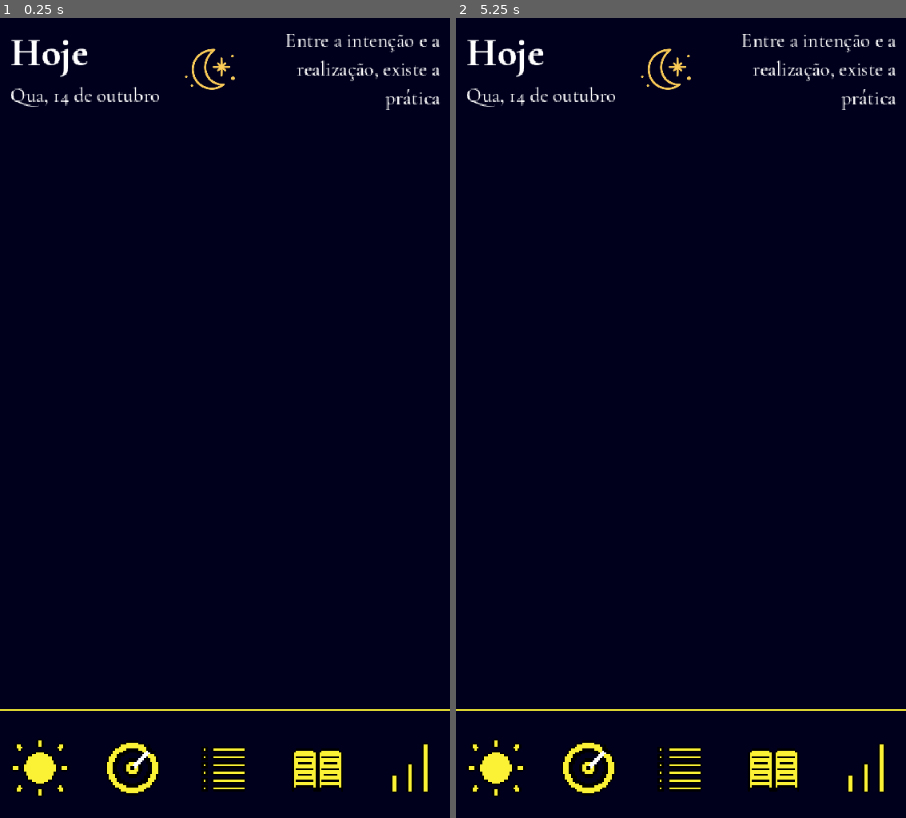
Above: before the commit, frames 1-2 (left to right).
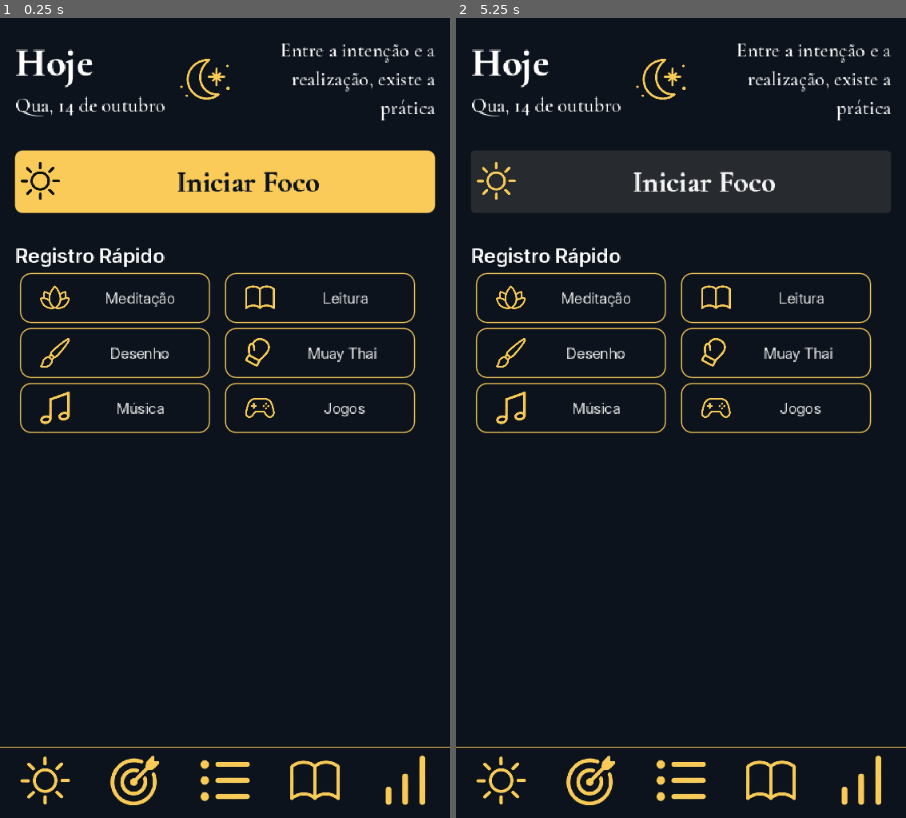
Above: after the commit, the same moments.

Repository: lucasjanta/ars-magi
Game: Godot game, scene res://scenes/main.tscn
Two runs of this game, one before a commit and one after it. Both use one fixed random seed, a clock stepped at 60 frames per second and the inputs below. Before the commit the project has no main scene; this scene is started directly in both runs.
Inputs (mouse positions are in pixels of both pictures, inside the frame that each line leads up to):
- Up to frame 1 (0.25 s): no input
- Up to frame 2 (5.25 s): click (577, 298) at 0.5 s, where only the run after the commit has a clickable "Meditação"; click (784, 298) at 1.25 s, where only the run after the commit has a clickable "Leitura"; click (577, 354) at 2 s, where only the run after the commit has a clickable "Desenho"; click (784, 354) at 2.75 s, where only the run after the commit has a clickable "Muay Thai"; click (577, 410) at 3.5 s, where only the run after the commit has a clickable "Música"; click (784, 410) at 4.25 s, where only the run after the commit has a clickable "Jogos"; click (681, 178) at 5 s, where only the run after the commit has a clickable "Iniciar Foco"

The runs differ from the first frame. In frame 1, 17% of the frame differs, in the area x 0-100%, y 2-99%; in frame 2, 17%.

Commit message:
buttons for fast input

Diff:
--- a/project.godot
+++ b/project.godot
@@ -11,6 +11,7 @@
 [application]
 
 config/name="Ars Magi"
+run/main_scene="uid://bokl4xq4qs1ns"
 config/features=PackedStringArray("4.7", "GL Compatibility")
 config/icon="res://icon.svg"
 
--- a/scenes/main.tscn
+++ b/scenes/main.tscn
@@ -1,14 +1,30 @@
 [gd_scene format=3 uid="uid://bokl4xq4qs1ns"]
 
-[ext_resource type="Texture2D" uid="uid://bkd60r44gcsdd" path="res://assets/buttons/today-icon.png" id="1_o5qli"]
 [ext_resource type="PackedScene" uid="uid://cg843ym61xycu" path="res://scenes/today_screen.tscn" id="1_tefeu"]
-[ext_resource type="Texture2D" uid="uid://buii368cec5n3" path="res://assets/buttons/alvo.png" id="2_tbgi4"]
-[ext_resource type="Texture2D" uid="uid://cq1gcocka3alm" path="res://assets/buttons/tasks.png" id="3_tefeu"]
-[ext_resource type="Texture2D" uid="uid://sx1v88ma3ldu" path="res://assets/buttons/diario.png" id="4_o6xl0"]
-[ext_resource type="Texture2D" uid="uid://d00lnc26hopdn" path="res://assets/buttons/progresso.png" id="5_tipki"]
+[ext_resource type="Texture2D" uid="uid://ccv1awuxk0ec7" path="res://assets/icons/Atlas de icones.png" id="2_0wfyh"]
 
 [sub_resource type="StyleBoxLine" id="StyleBoxLine_ie5d1"]
-color = Color(0.9843137, 0.9490196, 0.21176471, 1)
+color = Color(0.9647059, 0.77254903, 0.32156864, 1)
+
+[sub_resource type="AtlasTexture" id="AtlasTexture_o6xl0"]
+atlas = ExtResource("2_0wfyh")
+region = Rect2(456, 70, 189, 183)
+
+[sub_resource type="AtlasTexture" id="AtlasTexture_tipki"]
+atlas = ExtResource("2_0wfyh")
+region = Rect2(1134, 719, 156, 158)
+
+[sub_resource type="AtlasTexture" id="AtlasTexture_85g3d"]
+atlas = ExtResource("2_0wfyh")
+region = Rect2(142, 939, 135, 112)
+
+[sub_resource type="AtlasTexture" id="AtlasTexture_choun"]
+atlas = ExtResource("2_0wfyh")
+region = Rect2(1125, 97, 168, 134)
+
+[sub_resource type="AtlasTexture" id="AtlasTexture_ya4ey"]
+atlas = ExtResource("2_0wfyh")
+region = Rect2(493, 926, 103, 127)
 
 [node name="Main" type="Control" unique_id=1901844594]
 layout_mode = 3
@@ -25,7 +41,7 @@
 anchor_bottom = 1.0
 grow_horizontal = 2
 grow_vertical = 2
-color = Color(0.000107629385, 0, 0.111719616, 1)
+color = Color(0.047058824, 0.07450981, 0.10980392, 1)
 
 [node name="SafeArea" type="MarginContainer" parent="." unique_id=164055374]
 layout_mode = 1
@@ -50,37 +66,47 @@
 theme_override_styles/separator = SubResource("StyleBoxLine_ie5d1")
 
 [node name="BottomContainer" type="HBoxContainer" parent="SafeArea/VBoxContainer" unique_id=1544578914]
-custom_minimum_size = Vector2(0, 80)
+custom_minimum_size = Vector2(0, 50)
 layout_mode = 2
-theme_override_constants/separation = 24
+theme_override_constants/separation = 32
 alignment = 1
 
 [node name="TodayButton" type="TextureButton" parent="SafeArea/VBoxContainer/BottomContainer" unique_id=840454062]
-custom_minimum_size = Vector2(50, 0)
+custom_minimum_size = Vector2(40, 40)
+custom_maximum_size = Vector2(40, 40)
 layout_mode = 2
-texture_normal = ExtResource("1_o5qli")
+texture_normal = SubResource("AtlasTexture_o6xl0")
+ignore_texture_size = true
 stretch_mode = 5
 
 [node name="FocusButton" type="TextureButton" parent="SafeArea/VBoxContainer/BottomContainer" unique_id=1002231745]
-custom_minimum_size = Vector2(50, 0)
+custom_minimum_size = Vector2(40, 40)
+custom_maximum_size = Vector2(40, 40)
 layout_mode = 2
-texture_normal = ExtResource("2_tbgi4")
+texture_normal = SubResource("AtlasTexture_tipki")
+ignore_texture_size = true
 stretch_mode = 5
 
 [node name="ActivitiesButton" type="TextureButton" parent="SafeArea/VBoxContainer/BottomContainer" unique_id=830242250]
-custom_minimum_size = Vector2(50, 0)
+custom_minimum_size = Vector2(40, 40)
+custom_maximum_size = Vector2(40, 40)
 layout_mode = 2
-texture_normal = ExtResource("3_tefeu")
+texture_normal = SubResource("AtlasTexture_85g3d")
+ignore_texture_size = true
 stretch_mode = 5
 
 [node name="DiaryButton" type="TextureButton" parent="SafeArea/VBoxContainer/BottomContainer" unique_id=631598347]
-custom_minimum_size = Vector2(50, 0)
+custom_minimum_size = Vector2(40, 40)
+custom_maximum_size = Vector2(40, 40)
 layout_mode = 2
-texture_normal = ExtResource("4_o6xl0")
+texture_normal = SubResource("AtlasTexture_choun")
+ignore_texture_size = true
 stretch_mode = 5
 
 [node name="ProgressButton" type="TextureButton" parent="SafeArea/VBoxContainer/BottomContainer" unique_id=833887678]
-custom_minimum_size = Vector2(50, 0)
+custom_minimum_size = Vector2(40, 40)
+custom_maximum_size = Vector2(40, 40)
 layout_mode = 2
-texture_normal = ExtResource("5_tipki")
+texture_normal = SubResource("AtlasTexture_ya4ey")
+ignore_texture_size = true
 stretch_mode = 5
--- a/scenes/today_screen.tscn
+++ b/scenes/today_screen.tscn
@@ -3,6 +3,7 @@
 [ext_resource type="FontFile" uid="uid://6dogfyhc431h" path="res://assets/fonts/CormorantGaramond-VariableFont_wght.ttf" id="1_p1y6j"]
 [ext_resource type="Script" uid="uid://8j8jne8nahvg" path="res://scripts/today_screen.gd" id="1_wv8ds"]
 [ext_resource type="Texture2D" uid="uid://ccv1awuxk0ec7" path="res://assets/icons/Atlas de icones.png" id="2_wv8ds"]
+[ext_resource type="FontFile" uid="uid://dlebjxrsrt67t" path="res://assets/fonts/Inter-VariableFont_opsz,wght.ttf" id="4_6wdha"]
 
 [sub_resource type="FontVariation" id="FontVariation_n04c7"]
 base_font = ExtResource("1_p1y6j")
@@ -20,6 +21,133 @@
 [sub_resource type="AtlasTexture" id="AtlasTexture_f1574"]
 atlas = ExtResource("2_wv8ds")
 region = Rect2(103, 77, 207, 174)
+
+[sub_resource type="FontVariation" id="FontVariation_ub53g"]
+base_font = ExtResource("1_p1y6j")
+variation_opentype = {
+2003265652: 700
+}
+variation_embolden = 0.21
+
+[sub_resource type="StyleBoxFlat" id="StyleBoxFlat_wv8ds"]
+content_margin_left = 4.0
+content_margin_top = 4.0
+content_margin_right = 4.0
+content_margin_bottom = 4.0
+bg_color = Color(0.98039216, 0.79607844, 0.34509805, 1)
+corner_radius_top_left = 6
+corner_radius_top_right = 6
+corner_radius_bottom_right = 6
+corner_radius_bottom_left = 6
+corner_detail = 5
+
+[sub_resource type="StyleBoxFlat" id="StyleBoxFlat_6wdha"]
+content_margin_left = 4.0
+content_margin_top = 4.0
+content_margin_right = 4.0
+content_margin_bottom = 4.0
+bg_color = Color(0.98039216, 0.79607844, 0.34509805, 1)
+corner_radius_top_left = 6
+corner_radius_top_right = 6
+corner_radius_bottom_right = 6
+corner_radius_bottom_left = 6
+corner_detail = 5
+
+[sub_resource type="AtlasTexture" id="AtlasTexture_ie5d1"]
+atlas = ExtResource("2_wv8ds")
+region = Rect2(454, 69, 192, 187)
+
+[sub_resource type="FontVariation" id="FontVariation_f1574"]
+base_font = ExtResource("4_6wdha")
+variation_opentype = {
+1869640570: 20,
+2003265652: 600
+}
+
+[sub_resource type="FontVariation" id="FontVariation_8smdt"]
+base_font = ExtResource("4_6wdha")
+variation_opentype = {
+1869640570: 30,
+2003265652: 400
+}
+
+[sub_resource type="StyleBoxFlat" id="StyleBoxFlat_28iqy"]
+content_margin_left = 4.0
+content_margin_top = 4.0
+content_margin_right = 4.0
+content_margin_bottom = 4.0
+bg_color = Color(0.101960786, 0.101960786, 0.101960786, 0)
+border_width_left = 1
+border_width_top = 1
+border_width_right = 1
+border_width_bottom = 1
+border_color = Color(0.98039216, 0.8, 0.34901962, 1)
+corner_radius_top_left = 8
+corner_radius_top_right = 8
+corner_radius_bottom_right = 8
+corner_radius_bottom_left = 8
+corner_detail = 5
+expand_margin_left = 12.0
+
+[sub_resource type="StyleBoxFlat" id="StyleBoxFlat_8smdt"]
+content_margin_left = 4.0
+content_margin_top = 4.0
+content_margin_right = 4.0
+content_margin_bottom = 4.0
+bg_color = Color(0.101960786, 0.101960786, 0.101960786, 0)
+border_width_left = 1
+border_width_top = 1
+border_width_right = 1
+border_width_bottom = 1
+border_color = Color(0.98039216, 0.8, 0.34901962, 1)
+corner_radius_top_left = 8
+corner_radius_top_right = 8
+corner_radius_bottom_right = 8
+corner_radius_bottom_left = 8
+corner_detail = 5
+expand_margin_left = 12.0
+
+[sub_resource type="StyleBoxFlat" id="StyleBoxFlat_0pj1k"]
+content_margin_left = 4.0
+content_margin_top = 4.0
+content_margin_right = 4.0
+content_margin_bottom = 4.0
+bg_color = Color(0.101960786, 0.101960786, 0.101960786, 0)
+border_width_left = 1
+border_width_top = 1
+border_width_right = 1
+border_width_bottom = 1
+border_color = Color(0.98039216, 0.8, 0.34901962, 1)
+corner_radius_top_left = 8
+corner_radius_top_right = 8
+corner_radius_bottom_right = 8
+corner_radius_bottom_left = 8
+corner_detail = 5
+expand_margin_left = 12.0
+
+[sub_resource type="AtlasTexture" id="AtlasTexture_28iqy"]
+atlas = ExtResource("2_wv8ds")
+region = Rect2(788, 88, 188, 149)
+
+[sub_resource type="AtlasTexture" id="AtlasTexture_8smdt"]
+atlas = ExtResource("2_wv8ds")
+region = Rect2(1125, 97, 168, 134)
+
+[sub_resource type="AtlasTexture" id="AtlasTexture_0pj1k"]
+atlas = ExtResource("2_wv8ds")
+region = Rect2(126, 292, 167, 170)
+
+[sub_resource type="AtlasTexture" id="AtlasTexture_rb6yn"]
+atlas = ExtResource("2_wv8ds")
+region = Rect2(481, 296, 143, 164)
+
+[sub_resource type="AtlasTexture" id="AtlasTexture_tg2r8"]
+atlas = ExtResource("2_wv8ds")
+region = Rect2(813, 307, 133, 144)
+
+[sub_resource type="AtlasTexture" id="AtlasTexture_j80dy"]
+atlas = ExtResource("2_wv8ds")
+region = Rect2(1112, 314, 199, 132)
 
 [node name="TodayScreen" type="Control" unique_id=1585544024]
 layout_mode = 3
@@ -42,49 +170,157 @@
 layout_mode = 2
 size_flags_horizontal = 3
 size_flags_vertical = 3
-theme_override_constants/margin_left = 8
-theme_override_constants/margin_top = 8
-theme_override_constants/margin_right = 8
-theme_override_constants/margin_bottom = 8
+theme_override_constants/margin_left = 12
+theme_override_constants/margin_top = 16
+theme_override_constants/margin_right = 12
+theme_override_constants/margin_bottom = 16
 
 [node name="VBoxContainer" type="VBoxContainer" parent="ScrollContainer/MarginContainer" unique_id=900283613]
 layout_mode = 2
-
-[node name="HBoxContainer" type="HBoxContainer" parent="ScrollContainer/MarginContainer/VBoxContainer" unique_id=1038172192]
-layout_mode = 2
-
-[node name="VBoxContainer" type="VBoxContainer" parent="ScrollContainer/MarginContainer/VBoxContainer/HBoxContainer" unique_id=1451160763]
-layout_mode = 2
-
-[node name="HojeLabel" type="Label" parent="ScrollContainer/MarginContainer/VBoxContainer/HBoxContainer/VBoxContainer" unique_id=1865361963]
+theme_override_constants/separation = 24
+
+[node name="TodayContainer" type="HBoxContainer" parent="ScrollContainer/MarginContainer/VBoxContainer" unique_id=1038172192]
+layout_mode = 2
+
+[node name="VBoxContainer" type="VBoxContainer" parent="ScrollContainer/MarginContainer/VBoxContainer/TodayContainer" unique_id=1451160763]
+layout_mode = 2
+
+[node name="HojeLabel" type="Label" parent="ScrollContainer/MarginContainer/VBoxContainer/TodayContainer/VBoxContainer" unique_id=1865361963]
 layout_mode = 2
 theme_override_fonts/font = SubResource("FontVariation_n04c7")
 theme_override_font_sizes/font_size = 32
 text = "Hoje"
 
-[node name="DataLabel" type="Label" parent="ScrollContainer/MarginContainer/VBoxContainer/HBoxContainer/VBoxContainer" unique_id=1386876331]
+[node name="DataLabel" type="Label" parent="ScrollContainer/MarginContainer/VBoxContainer/TodayContainer/VBoxContainer" unique_id=1386876331]
 layout_mode = 2
 theme_override_fonts/font = SubResource("FontVariation_ay80e")
 text = "Qua, 14 de outubro"
 
-[node name="Control" type="Control" parent="ScrollContainer/MarginContainer/VBoxContainer/HBoxContainer" unique_id=1487119125]
+[node name="Control" type="Control" parent="ScrollContainer/MarginContainer/VBoxContainer/TodayContainer" unique_id=1487119125]
 layout_mode = 2
 size_flags_horizontal = 3
 
-[node name="TextureRect" type="TextureRect" parent="ScrollContainer/MarginContainer/VBoxContainer/HBoxContainer" unique_id=1628623281]
+[node name="TextureRect" type="TextureRect" parent="ScrollContainer/MarginContainer/VBoxContainer/TodayContainer" unique_id=1628623281]
 custom_minimum_size = Vector2(40, 0)
 layout_mode = 2
 texture = SubResource("AtlasTexture_f1574")
 expand_mode = 1
 stretch_mode = 5
 
-[node name="VBoxContainer2" type="VBoxContainer" parent="ScrollContainer/MarginContainer/VBoxContainer/HBoxContainer" unique_id=681613235]
-layout_mode = 2
-
-[node name="FraseLabel" type="Label" parent="ScrollContainer/MarginContainer/VBoxContainer/HBoxContainer/VBoxContainer2" unique_id=933549269]
+[node name="VBoxContainer2" type="VBoxContainer" parent="ScrollContainer/MarginContainer/VBoxContainer/TodayContainer" unique_id=681613235]
+layout_mode = 2
+
+[node name="FraseLabel" type="Label" parent="ScrollContainer/MarginContainer/VBoxContainer/TodayContainer/VBoxContainer2" unique_id=933549269]
 custom_minimum_size = Vector2(160, 0)
 layout_mode = 2
 theme_override_fonts/font = SubResource("FontVariation_ay80e")
 text = "O homem é o único criador e juíz de seu destino."
 horizontal_alignment = 2
 autowrap_mode = 2
+
+[node name="StartFocusButton" type="Button" parent="ScrollContainer/MarginContainer/VBoxContainer" unique_id=385572187]
+custom_minimum_size = Vector2(0, 50)
+layout_mode = 2
+theme_override_colors/font_color = Color(0.043137256, 0.07450981, 0.10980392, 1)
+theme_override_colors/icon_normal_color = Color(0.043137256, 0.07450981, 0.10980392, 1)
+theme_override_constants/h_separation = 0
+theme_override_constants/icon_max_width = 32
+theme_override_fonts/font = SubResource("FontVariation_ub53g")
+theme_override_font_sizes/font_size = 24
+theme_override_styles/normal = SubResource("StyleBoxFlat_wv8ds")
+theme_override_styles/pressed = SubResource("StyleBoxFlat_6wdha")
+text = " Iniciar Foco"
+icon = SubResource("AtlasTexture_ie5d1")
+expand_icon = true
+
+[node name="VBoxContainer" type="VBoxContainer" parent="ScrollContainer/MarginContainer/VBoxContainer" unique_id=100892854]
+layout_mode = 2
+
+[node name="RegistroLabel" type="Label" parent="ScrollContainer/MarginContainer/VBoxContainer/VBoxContainer" unique_id=934912280]
+layout_mode = 2
+theme_override_fonts/font = SubResource("FontVariation_f1574")
+text = "Registro Rápido"
+
+[node name="GridContainer" type="GridContainer" parent="ScrollContainer/MarginContainer/VBoxContainer/VBoxContainer" unique_id=426132749]
+layout_mode = 2
+size_flags_horizontal = 4
+theme_override_constants/h_separation = 24
+columns = 2
+
+[node name="MeditButton" type="Button" parent="ScrollContainer/MarginContainer/VBoxContainer/VBoxContainer/GridContainer" unique_id=1972692104]
+custom_minimum_size = Vector2(140, 40)
+layout_mode = 2
+theme_override_constants/icon_max_width = 24
+theme_override_fonts/font = SubResource("FontVariation_8smdt")
+theme_override_font_sizes/font_size = 12
+theme_override_styles/normal = SubResource("StyleBoxFlat_28iqy")
+theme_override_styles/pressed = SubResource("StyleBoxFlat_8smdt")
+theme_override_styles/hover = SubResource("StyleBoxFlat_0pj1k")
+text = "Meditação"
+icon = SubResource("AtlasTexture_28iqy")
+expand_icon = true
+
+[node name="LeituraButton" type="Button" parent="ScrollContainer/MarginContainer/VBoxContainer/VBoxContainer/GridContainer" unique_id=402893703]
+custom_minimum_size = Vector2(140, 40)
+layout_mode = 2
+theme_override_constants/icon_max_width = 24
+theme_override_fonts/font = SubResource("FontVariation_8smdt")
+theme_override_font_sizes/font_size = 12
+theme_override_styles/normal = SubResource("StyleBoxFlat_28iqy")
+theme_override_styles/pressed = SubResource("StyleBoxFlat_8smdt")
+theme_override_styles/hover = SubResource("StyleBoxFlat_0pj1k")
+text = "Leitura"
+icon = SubResource("AtlasTexture_8smdt")
+expand_icon = true
+
+[node name="DesenhoButton" type="Button" parent="ScrollContainer/MarginContainer/VBoxContainer/VBoxContainer/GridContainer" unique_id=1599202398]
+custom_minimum_size = Vector2(140, 40)
+layout_mode = 2
+theme_override_constants/icon_max_width = 24
+theme_override_fonts/font = SubResource("FontVariation_8smdt")
+theme_override_font_sizes/font_size = 12
+theme_override_styles/normal = SubResource("StyleBoxFlat_28iqy")
+theme_override_styles/pressed = SubResource("StyleBoxFlat_8smdt")
+theme_override_styles/hover = SubResource("StyleBoxFlat_0pj1k")
+text = "Desenho"
+icon = SubResource("AtlasTexture_0pj1k")
+expand_icon = true
+
+[node name="MuayButton" type="Button" parent="ScrollContainer/MarginContainer/VBoxContainer/VBoxContainer/GridContainer" unique_id=120173806]
+custom_minimum_size = Vector2(140, 40)
+layout_mode = 2
+theme_override_constants/icon_max_width = 20
+theme_override_fonts/font = SubResource("FontVariation_8smdt")
+theme_override_font_sizes/font_size = 12
+theme_override_styles/normal = SubResource("StyleBoxFlat_28iqy")
+theme_override_styles/pressed = SubResource("StyleBoxFlat_8smdt")
+theme_override_styles/hover = SubResource("StyleBoxFlat_0pj1k")
+text = "Muay Thai"
+icon = SubResource("AtlasTexture_rb6yn")
+expand_icon = true
+
+[node name="MusicButton" type="Button" parent="ScrollContainer/MarginContainer/VBoxContainer/VBoxContainer/GridContainer" unique_id=1488808638]
+custom_minimum_size = Vector2(140, 40)
+layout_mode = 2
+theme_override_constants/icon_max_width = 24
+theme_override_fonts/font = SubResource("FontVariation_8smdt")
+theme_override_font_sizes/font_size = 12
+theme_override_styles/normal = SubResource("StyleBoxFlat_28iqy")
+theme_override_styles/pressed = SubResource("StyleBoxFlat_8smdt")
+theme_override_styles/hover = SubResource("StyleBoxFlat_0pj1k")
+text = "Música"
+icon = SubResource("AtlasTexture_tg2r8")
+expand_icon = true
+
+[node name="JogosButton" type="Button" parent="ScrollContainer/MarginContainer/VBoxContainer/VBoxContainer/GridContainer" unique_id=624314004]
+custom_minimum_size = Vector2(140, 40)
+layout_mode = 2
+theme_override_constants/icon_max_width = 24
+theme_override_fonts/font = SubResource("FontVariation_8smdt")
+theme_override_font_sizes/font_size = 12
+theme_override_styles/normal = SubResource("StyleBoxFlat_28iqy")
+theme_override_styles/pressed = SubResource("StyleBoxFlat_8smdt")
+theme_override_styles/hover = SubResource("StyleBoxFlat_0pj1k")
+text = "Jogos"
+icon = SubResource("AtlasTexture_j80dy")
+expand_icon = true
--- a/scripts/today_screen.gd
+++ b/scripts/today_screen.gd
@@ -1,5 +1,5 @@
 extends Control
-@onready var frase_label: Label = $ScrollContainer/MarginContainer/VBoxContainer/HBoxContainer/VBoxContainer2/FraseLabel
+@onready var frase_label: Label = $ScrollContainer/MarginContainer/VBoxContainer/TodayContainer/VBoxContainer2/FraseLabel
 
 const FRASES: Array[String] = [
 	"O primeiro mistério a conhecer é a si mesmo",
